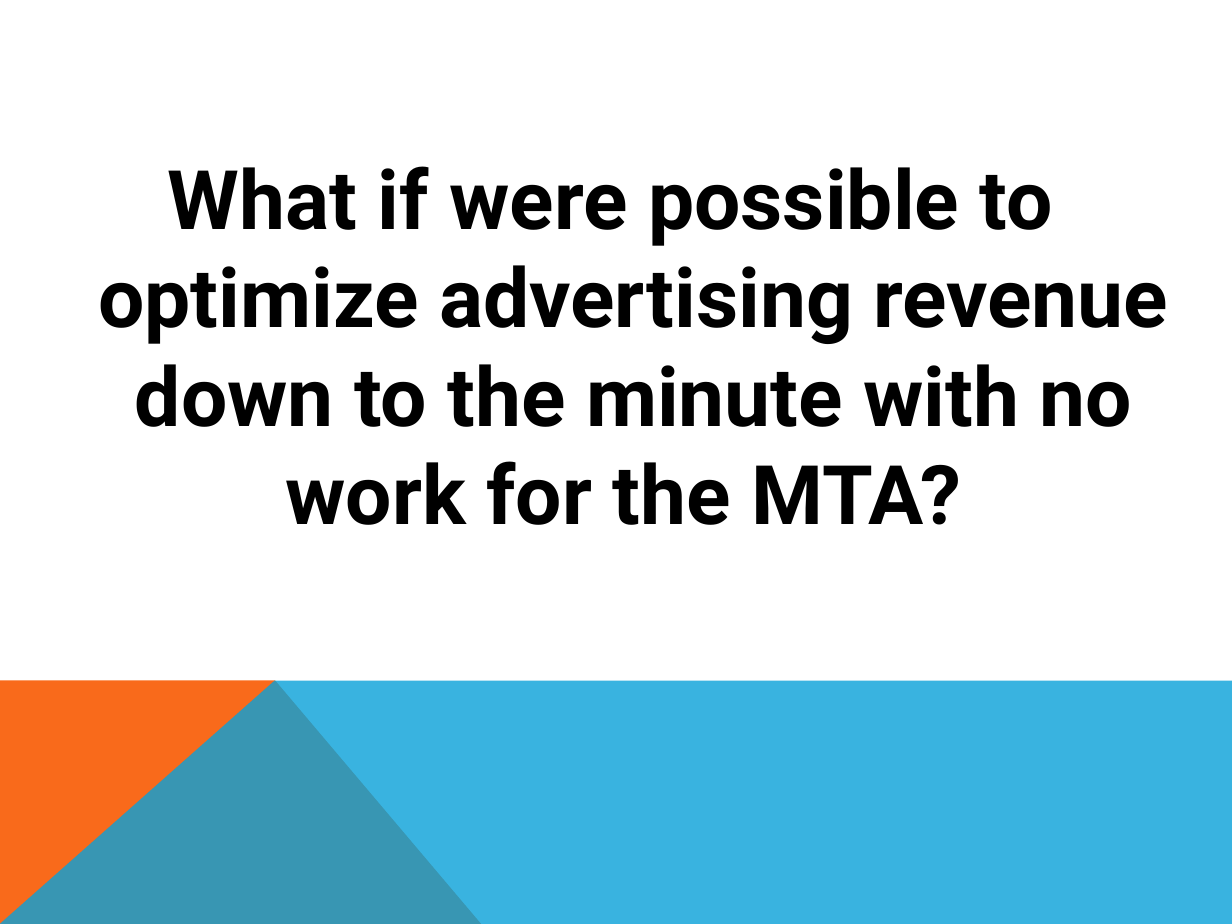
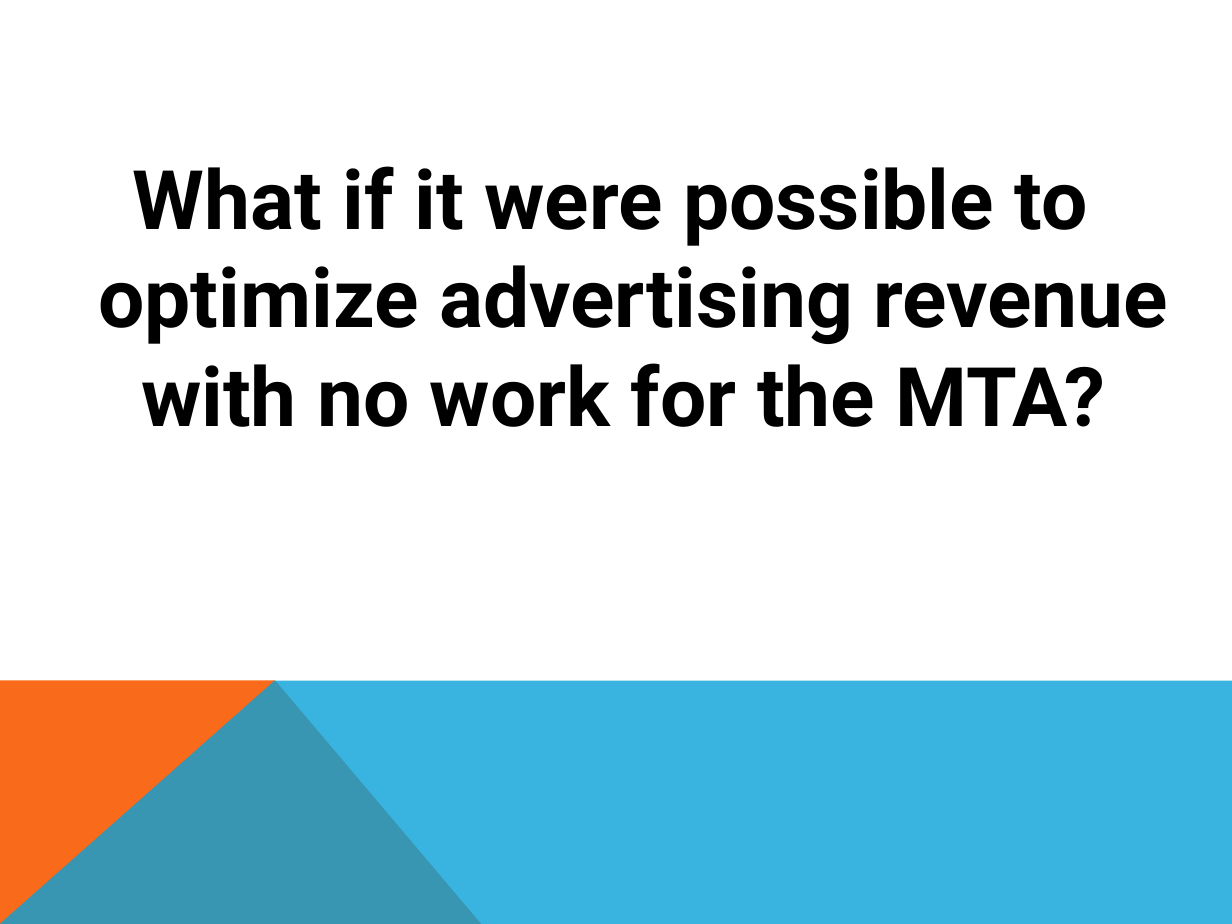
Before and after one commit to ashirwad08/MTA-data-exploration, a slide deck: slide 2 of benson-eway.pptx. Drawn at 1232x924 pixels with LibreOffice and Linux fonts; fonts in the diff are those of the drawing. Boxes give left, top, right and bottom in pixels: in the first picture for what was removed or moved away, otherwise in the second. Text is boxed around its words. In the diff, an @@ line names an element or a change of style, - is before the commit and + after.

```diff
--- a/benson-eway.pptx
+++ b/benson-eway.pptx
@@ text at <box>98,166,1168,427</box>: text changed @@
-What if were possible to optimize advertising revenue down to the minute with no work for the MTA?
+What if it were possible to optimize advertising revenue with no work for the MTA?
```
Also in this commit, not shown: 1 other slide changed, 2 slides added.
